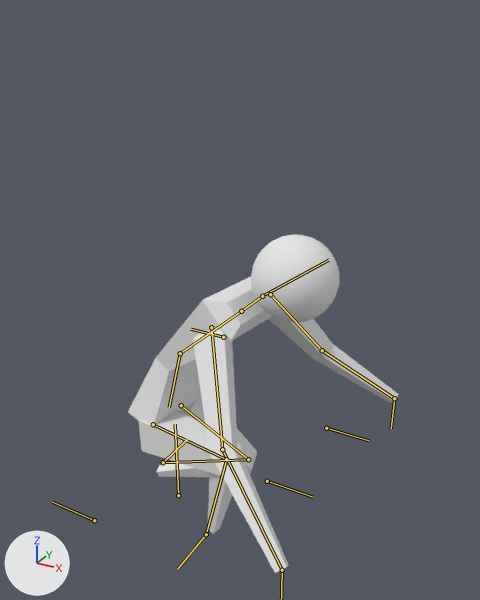
The Blender file 3DGameAssets/Player.blend, before and after one commit.
One viewpoint serves both versions: a 50 mm camera at (0.5, -0.703, 0.72) aimed at (0.105, 0.015, 0.36). Every picture has the same lights, and +X, +Y and +Z are marked at lower left. Both versions are drawn at frame 0 of the action 'P_Pickup'; the numbers are the values there. The bones that bend it are drawn over the model as lines.

Names of what the first picture shows: 'Player_Mesh'.
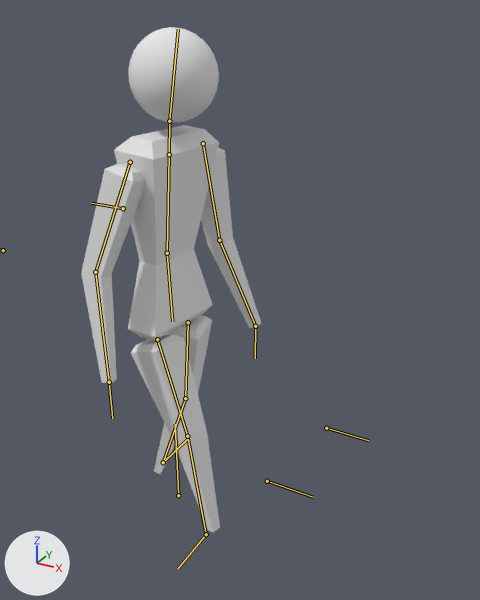
Scene script edits in JSON lines:
```json
{"block": "bone_torso", "where": "bone_torso = bpy.data.objects['Player_Arma'].pose.bones['Torso']  # child of 'Root'"}
{"op": "set", "path": "bone_torso.location", "old": "(0.015, -0.164, 0.0)", "new": "(0.0, -0.013, 0.0)"}
{"op": "set", "path": "bone_torso.rotation_quaternion", "old": "(0.912, -0.015, -0.041, -0.408)", "new": "(0.998, 0.002, -0.044, -0.039)", "note": "degrees (0, -5, -48) -> degrees (0, -5, -4)"}
{"block": "bone_hips", "where": "bone_hips = bpy.data.objects['Player_Arma'].pose.bones['Hips']  # child of 'Torso'"}
{"op": "set", "path": "bone_hips.rotation_quaternion", "old": "(0.955, 0.023, 0.008, -0.295)", "new": "(0.998, 0.0, 0.009, -0.059)", "note": "degrees (2, 2, -34) -> degrees (0, 1, -7)"}
{"block": "bone_rhandik", "where": "bone_rhandik = bpy.data.objects['Player_Arma'].pose.bones['RHandIK']  # child of 'Root'"}
{"op": "set", "path": "bone_rhandik.location", "old": "(0.274, 0.413, 0.172)", "new": "(-0.017, 0.296, 0.247)"}
{"block": "bone_relbow", "where": "bone_relbow = bpy.data.objects['Player_Arma'].pose.bones['RElbow']  # child of 'Root'"}
{"op": "set", "path": "bone_relbow.location", "old": "(-0.019, -0.22, -0.407)", "new": "(0.095, 0.0, -0.139)"}
{"block": "bone_lhandik", "where": "bone_lhandik = bpy.data.objects['Player_Arma'].pose.bones['LHandIK']  # child of 'Root'"}
{"op": "set", "path": "bone_lhandik.location", "old": "(0.278, 0.414, -0.158)", "new": "(0.075, 0.295, -0.248)"}
{"block": "bone_lelbow", "where": "bone_lelbow = bpy.data.objects['Player_Arma'].pose.bones['LElbow']  # child of 'Root'"}
{"op": "set", "path": "bone_lelbow.location", "old": "(-0.034, -0.153, -0.368)", "new": "(-0.092, 0.0, -0.145)"}
```

Changed parts and their boxes [x1, y1, x2, y2] in the pictures (480 x 600 px):
```json
{"object": "Player_Mesh", "change": "posed", "before": [128, 235, 398, 573], "after": [82, 27, 261, 533], "on screen": "34% narrower, 50% taller"}
{"bone": "Torso", "before": "(180, 353) to (241, 311)", "after": "(167, 253) to (169, 154)"}
{"bone": "Hips", "before": "(180, 353) to (169, 407)", "after": "(167, 253) to (172, 321)"}
{"bone": "LHandIK", "before": "(394, 398) to (391, 428)", "after": "(255, 326) to (255, 358)"}
{"bone": "LElbow", "before": "(223, 337) to (191, 329)", "after": "(123, 208) to (91, 203)"}
```
